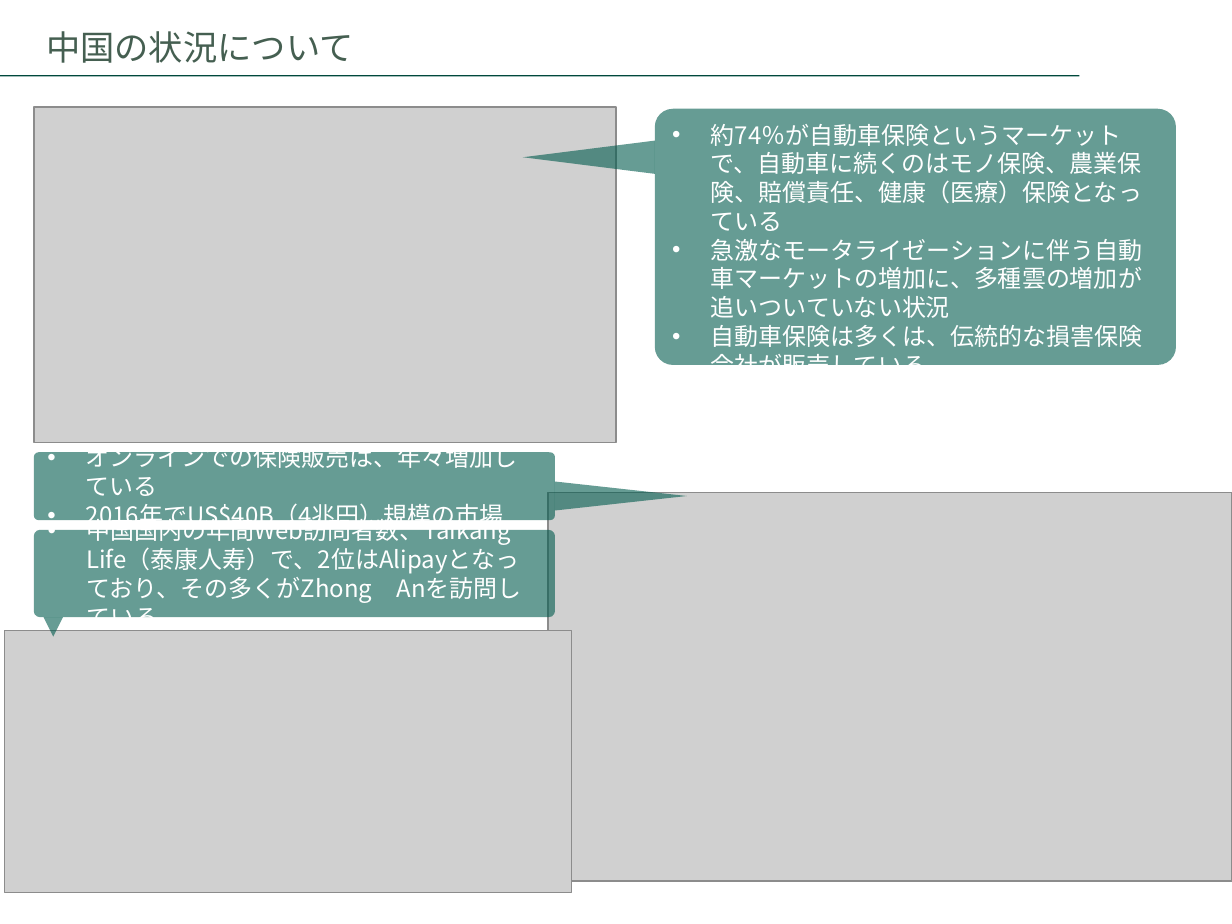
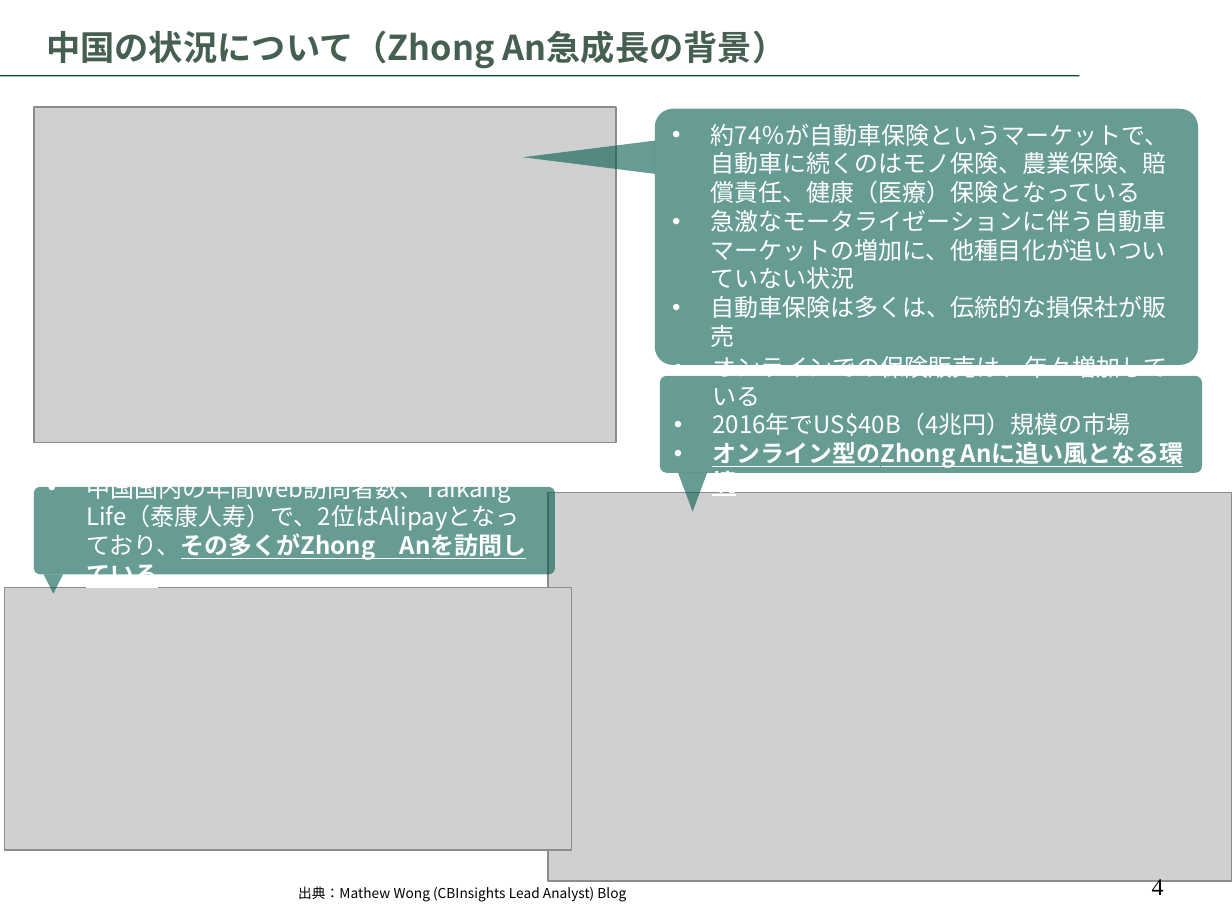
Before and after one commit to Takeshi-Doi/test2, a slide deck: slide 4 of Zhong-an.pptx. Drawn at 1232x924 pixels with LibreOffice and Linux fonts; fonts in the diff are those of the drawing; grey boxes stand for pictures; background and template pictures are left out. Boxes give left, top, right and bottom in pixels: in the first picture for what was removed or moved away, otherwise in the second. Text is boxed around its words. In the diff, an @@ line names an element or a change of style, - is before the commit and + after.

```diff
--- a/Zhong-an.pptx
+++ b/Zhong-an.pptx
@@ title at [46,30,787,69]: text changed; bold on @@
-中国の状況について
+中国の状況について（Zhong An急成長の背景）
@@ rounded rectangle "約74％が自動車保険というマーケットで、自動車に続くのはモノ保険、農業保険、賠償責任、健康（医療）保険となっている": place and size @@
-rounded rectangle "約74％が自動車保険というマーケットで、自動車に続くのはモノ保険、農業保険、賠償責任、健康（医療）保険となっている" at [654,108,1175,365]
+rounded rectangle "約74％が自動車保険というマーケットで、自動車に続くのはモノ保険、農業保険、賠償責任、健康（医療）保険となっている" at [654,108,1198,365]
@@ text in rounded rectangle at [711,210,1167,347]: text changed @@
-• 急激なモータライゼーションに伴う自動車マーケットの増加に、多種雲の増加が追いついていない状況
-• 自動車保険は多くは、伝統的な損害保険会社が販売している
+• 急激なモータライゼーションに伴う自動車マーケットの増加に、他種目化が追いついていない状況
+• 自動車保険は多くは、伝統的な損保社が販売
+• Zhong Anは自動車以外の分野を上手く攻略
@@ rounded rectangle "オンラインでの保険販売は、年々増加している": place and size @@
-rounded rectangle "オンラインでの保険販売は、年々増加している" at [33,452,554,520]
+rounded rectangle "オンラインでの保険販売は、年々増加している" at [660,376,1202,473]
@@ text in rounded rectangle at [712,442,955,468]: paragraph added @@
+• オンライン型のZhong Anに追い風となる環境
@@ triangle at [678,473,707,511]: rotation 90 to 180 degrees @@
@@ rounded rectangle "中国国内の年間Web訪問者数、Taikang Life（泰康人寿）で、2位はAlipayとなっており、その多くがZhon ..." at [33,487,554,574]: bold on, underline on in "Life（泰康人寿）で、2位はAlipayとなっており、その多くがZhong Anを訪問している" @@
@@ 1 picture, 1 rounded rectangle, 1 triangle: place and size @@
-1 picture, 1 rounded rectangle, 1 triangle at [5,530,572,893]
+1 picture, 1 rounded rectangle, 1 triangle at [5,487,572,850]
@@ text added at [298,886,626,902], 8 pt, text #000000 @@
+出典：Mathew Wong (CBInsights Lead Analyst) Blog
@@ page number added at [1152,879,1164,895], 14 pt, text #000000 @@
+4
```
Also in this commit, not shown: 3 other slides changed, 2 slides added.
